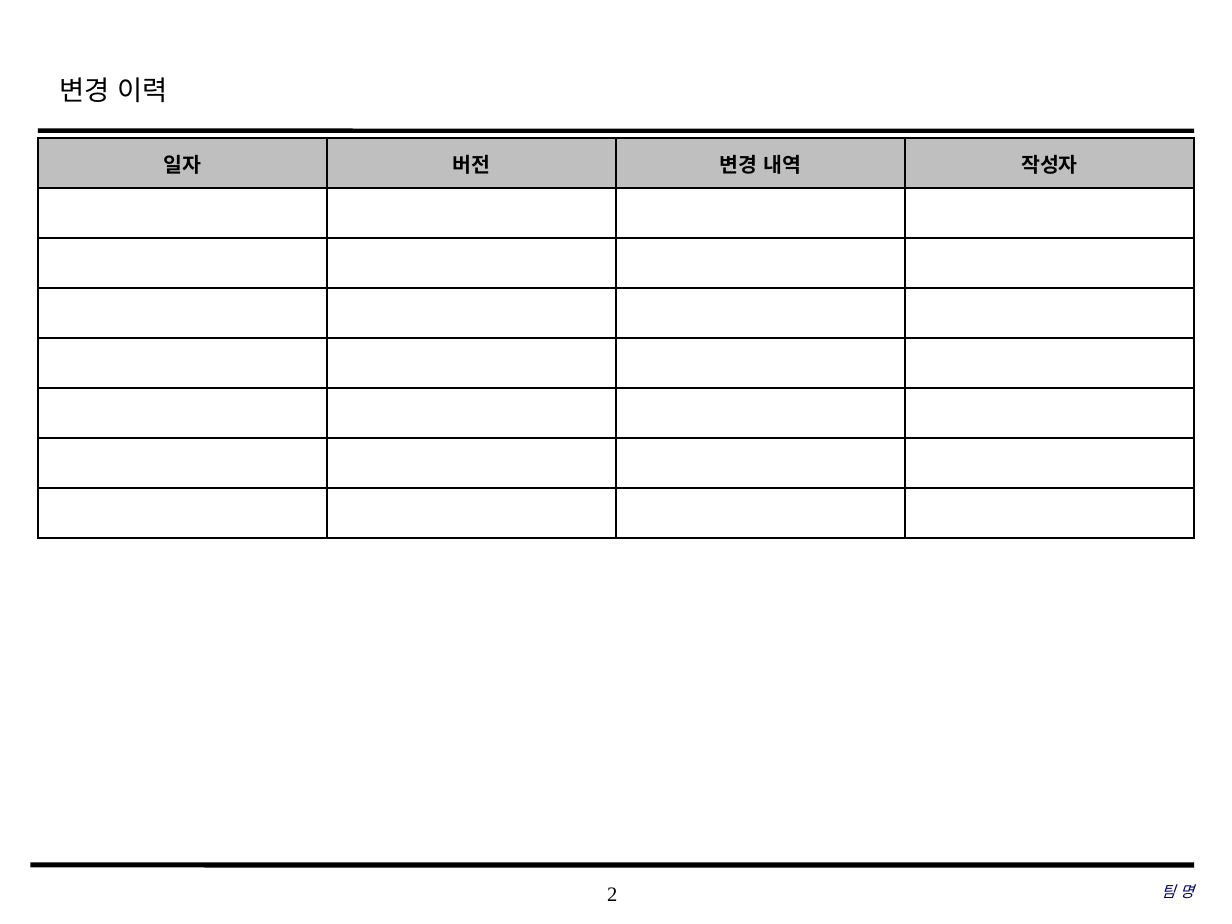
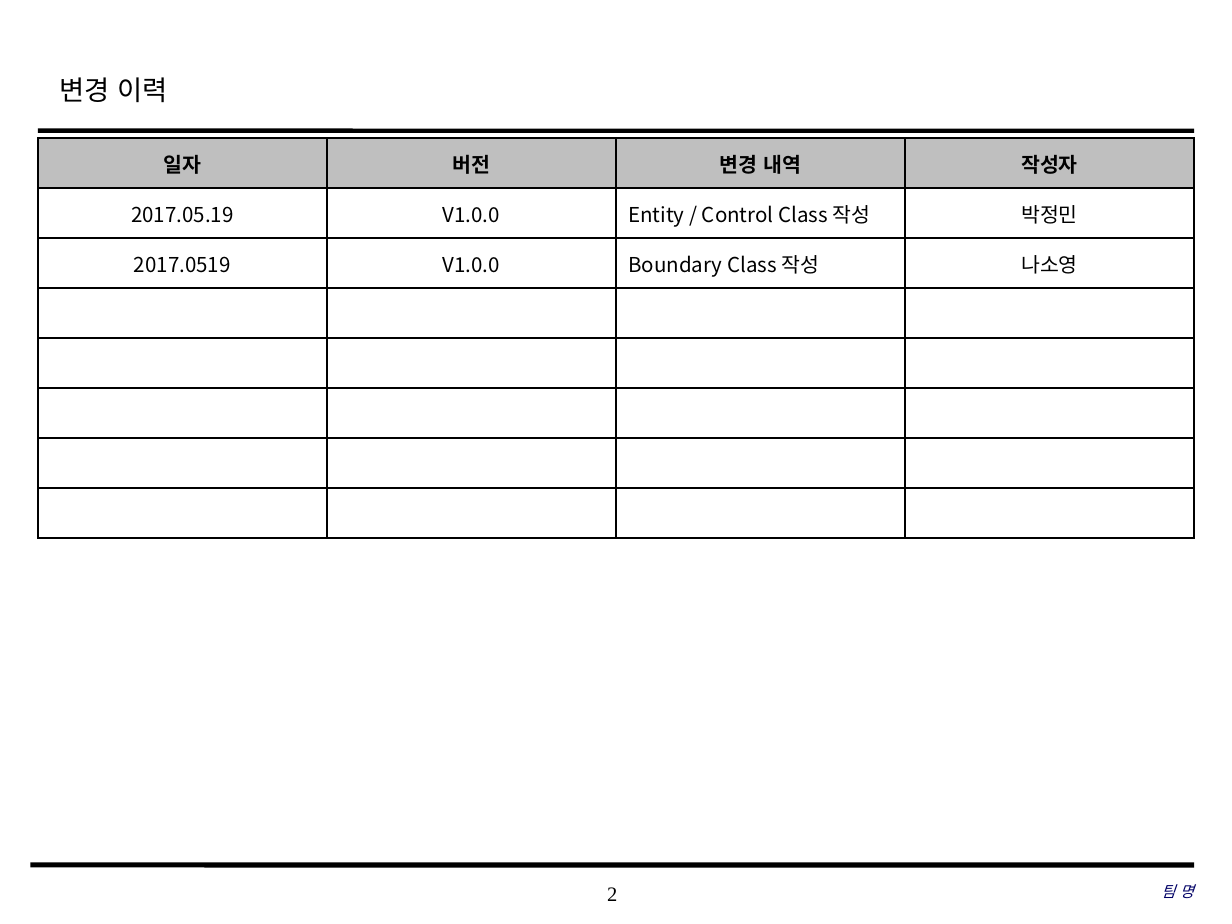
Before and after one commit to coskdms/SE2017_10_TenoutofTen, a slide deck: slide 2 of doc/3_ 설계서/Class Design.pptx. Drawn at 1232x924 pixels with LibreOffice and Linux fonts; fonts in the diff are those of the drawing; background and template pictures are left out. Boxes give left, top, right and bottom in pixels: in the first picture for what was removed or moved away, otherwise in the second. Text is boxed around its words. In the diff, an @@ line names an element or a change of style, - is before the commit and + after.

Commit message:
#866 새기능 신규 높음 2017.05.19 클래스 디자인 초안 작성 - Entity Class /Boundary Class / Control Class

```diff
--- a/doc/3_ 설계서/Class Design.pptx
+++ b/doc/3_ 설계서/Class Design.pptx
@@ table at box(38, 138, 1196, 537) @@
+row 2: 2017.05.19 | V1.0.0 | Entity / Control Class 작성 | 박정민
+row 3: 2017.0519 | V1.0.0 | Boundary Class 작성 | 나소영
-row 7:  |  |  | 
-row 8:  |  |  | 
```
Also in this commit, not shown: 1 other slide changed, 11 slides added.
